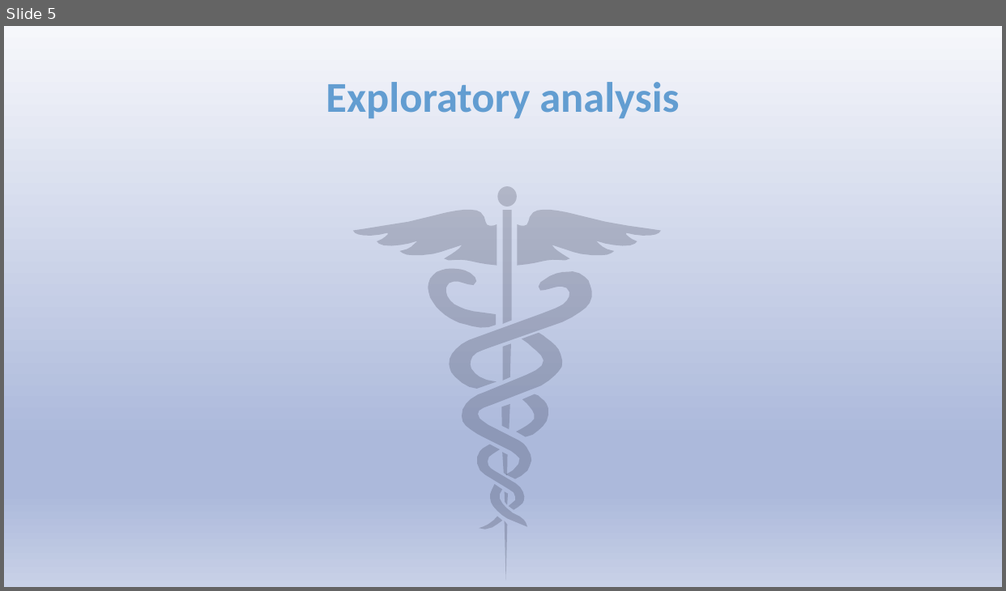
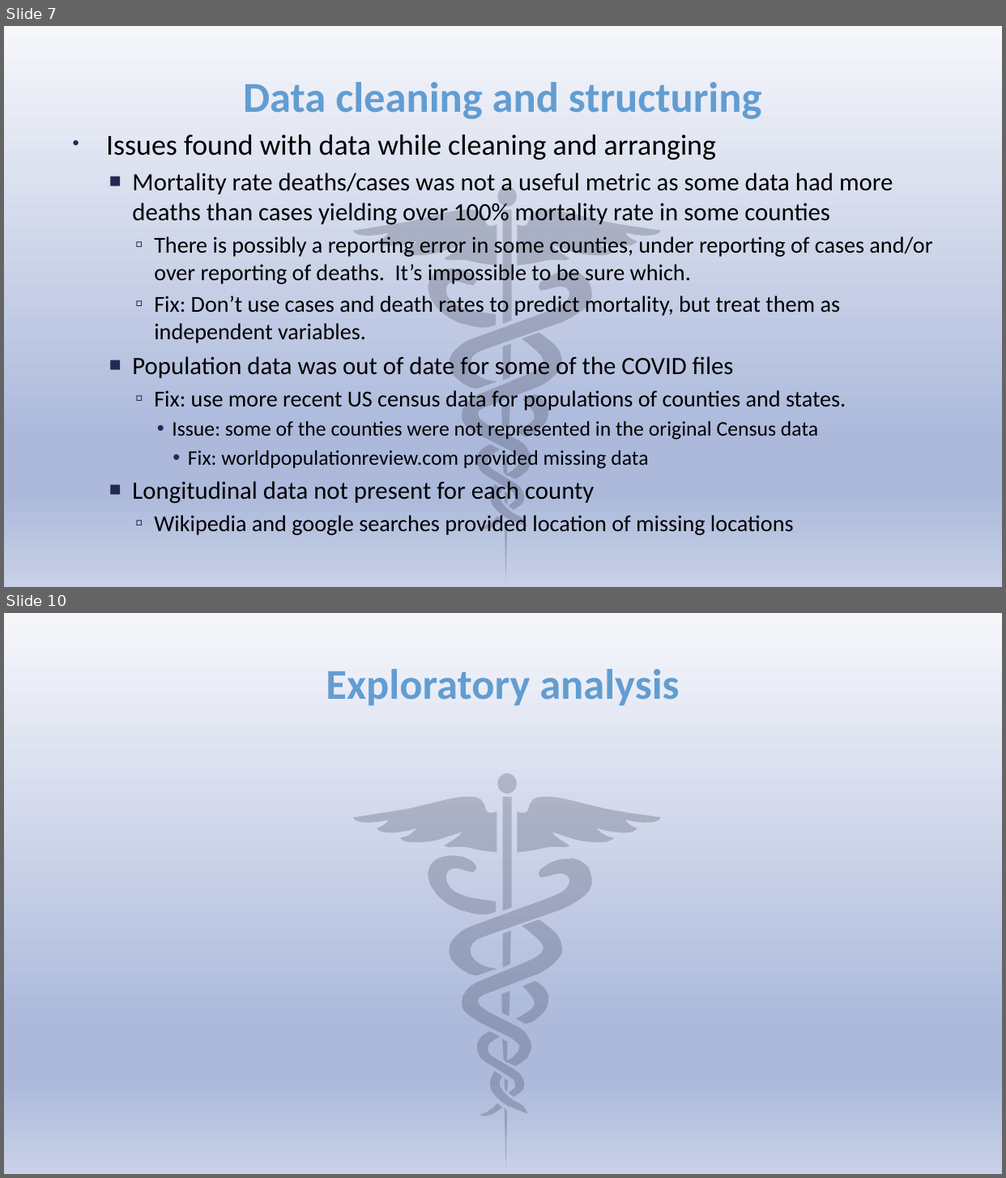
Before and after one commit to asullivan42/COVID_Bubble_Estimator, a slide deck: COVID in the USA.pptx. Shown one above the other, each under a label of ours: slide 5 before the commit, slides 7 and 10 after it; the slides between them are not shown. The pictures are 1006x591 and 1006x1178 pixels, drawn with LibreOffice and Linux fonts; fonts in the diff are those of the drawing. Boxes give left, top, right and bottom in pixels: in the first picture for what was removed or moved away, otherwise in the second. Text is boxed around its words. In the diff, an @@ line names an element or a change of style, - is before the commit and + after.

Commit message:
Slide deck completed for presenting data

```diff
--- a/COVID in the USA.pptx
+++ b/COVID in the USA.pptx
@@ slide 7 added at bbox=[4, 26, 1002, 587], background gradient #F6F7FB to #ACB9DB to #C8D1E7; not listed: 16 template elements that a slide beside it also shows @@
@@ title added at bbox=[243, 82, 762, 119], 41 pt, text #629DD1, bold @@
+Data cleaning and structuring
@@ text added at bbox=[106, 135, 932, 535], 22 pt, text #000000 @@
+• Issues found with data while cleaning and arranging
+  ■ Mortality rate deaths/cases was not a useful metric as some data had more deaths than cases yielding over 100% mortality rate in some counties
+    ▫ There is possibly a reporting error in some counties, under reporting of cases and/or over reporting of deaths. It’s impossible to be sure which.
+    ▫ Fix: Don’t use cases and death rates to predict mortality, but treat them as independent variables.
+  ■ Population data was out of date for some of the COVID files
+    ▫ Fix: use more recent US census data for populations of counties and states.
+      • Issue: some of the counties were not represented in the original Census data
+        • Fix: worldpopulationreview.com provided missing data
+  ■ Longitudinal data not present for each county
+    ▫ Wikipedia and google searches provided location of missing locations
@@ what was slide 5 is now slide 10 @@
```
Also in this commit, not shown: 15 slides changed, 6 other slides added, 4 other files.
